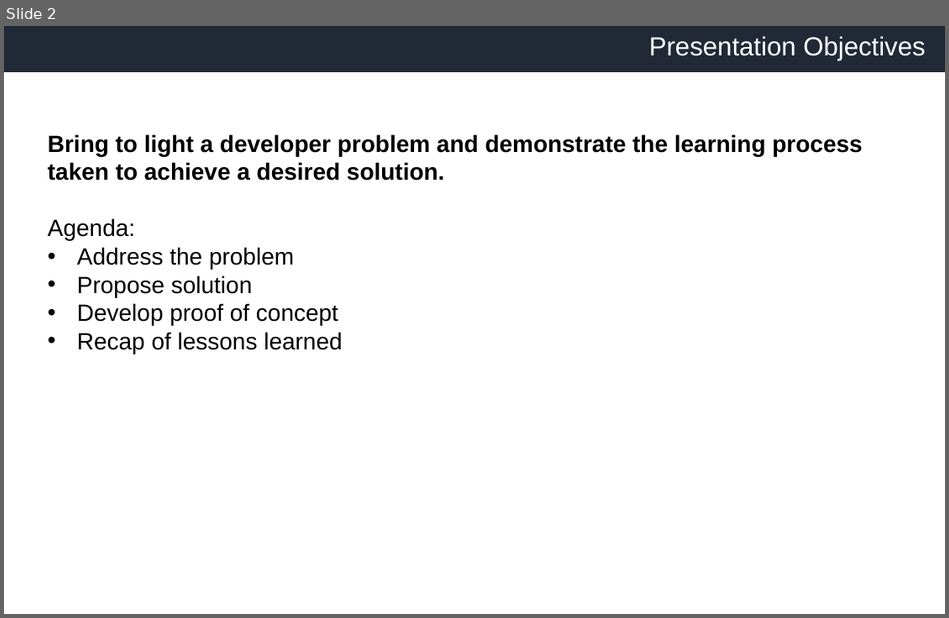
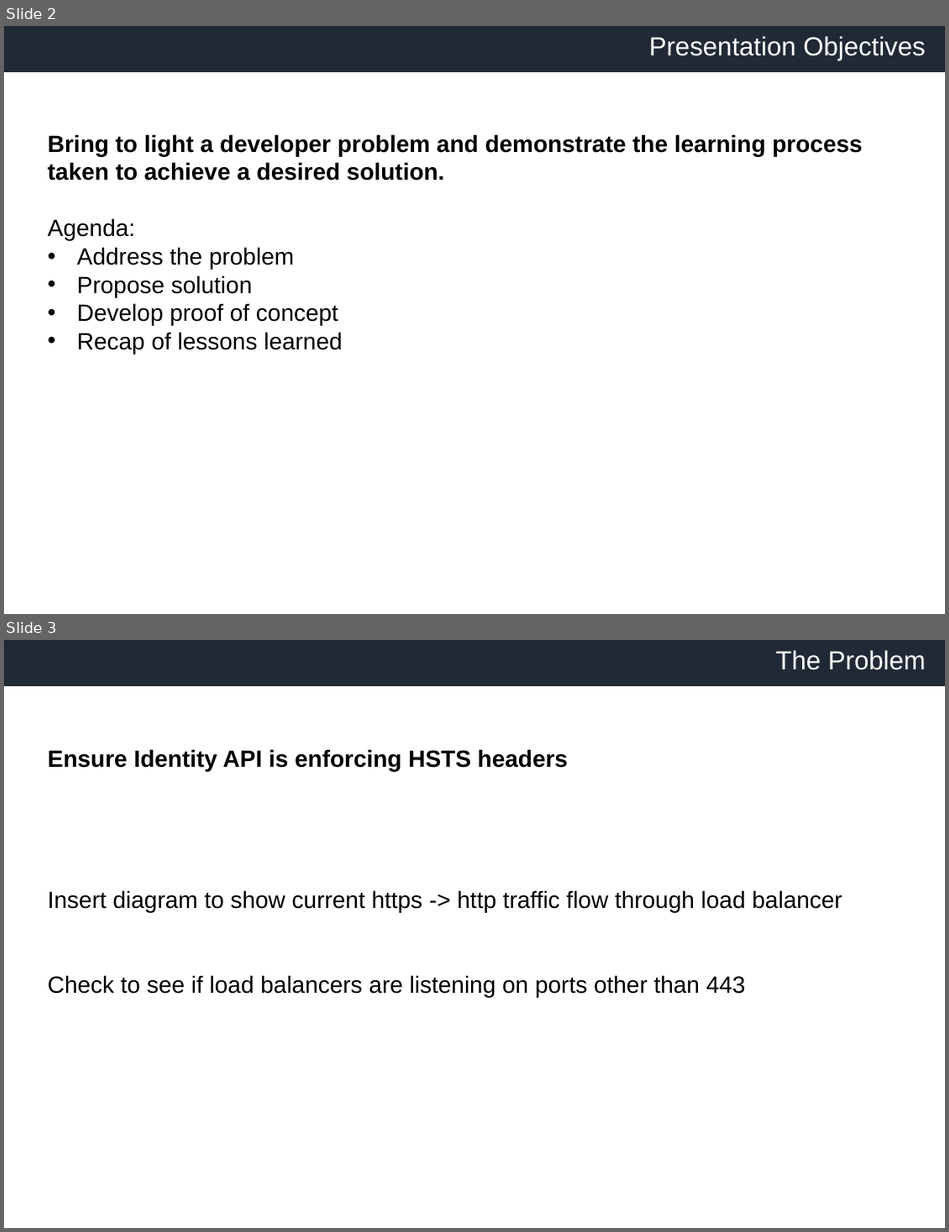
Before and after one commit to slomangino123/load-balanced-services, a slide deck: presentation.pptx. Shown one above the other, each under a label of ours: slide 2 before the commit, slides 2 and 3 after it. The pictures are 949x618 and 949x1232 pixels, drawn with LibreOffice and Linux fonts; fonts in the diff are those of the drawing; background and template pictures are left out. Boxes give left, top, right and bottom in pixels: in the first picture for what was removed or moved away, otherwise in the second. Text is boxed around its words. In the diff, an @@ line names an element or a change of style, - is before the commit and + after.

```diff
--- a/presentation.pptx
+++ b/presentation.pptx
@@ slide 3 added at [4,640,945,1228], background #FFFFFF; not listed: 2 template elements that a slide beside it also shows @@
@@ text added at [776,650,925,670], 20 pt, text #FFFFFF @@
+The Problem
@@ text added at [48,749,841,997], 18 pt, text #000000 @@
+Ensure Identity API is enforcing HSTS headers
+Insert diagram to show current https -> http traffic flow through load balancer
+Check to see if load balancers are listening on ports other than 443
```
Also in this commit, not shown: 4 slides changed, 13 other slides added.
